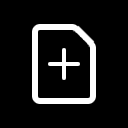
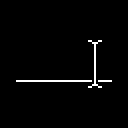
The second 128 × 128 image is a revision of the first. Changes to its layers:
renamed "レイヤー #5" to "rename", showed it, painted on it over <box>16,40,112,88</box>
hid group "file #1" (5 layers) over <box>32,24,100,104</box>
hid "new" over <box>32,24,96,104</box>
